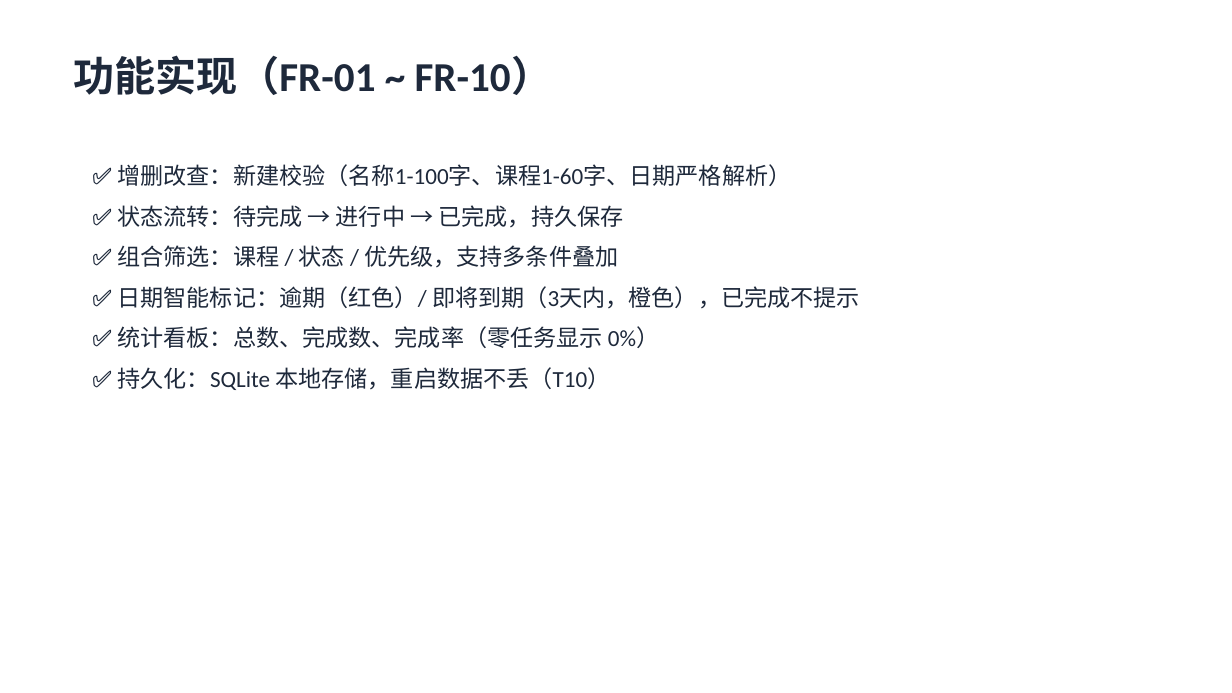
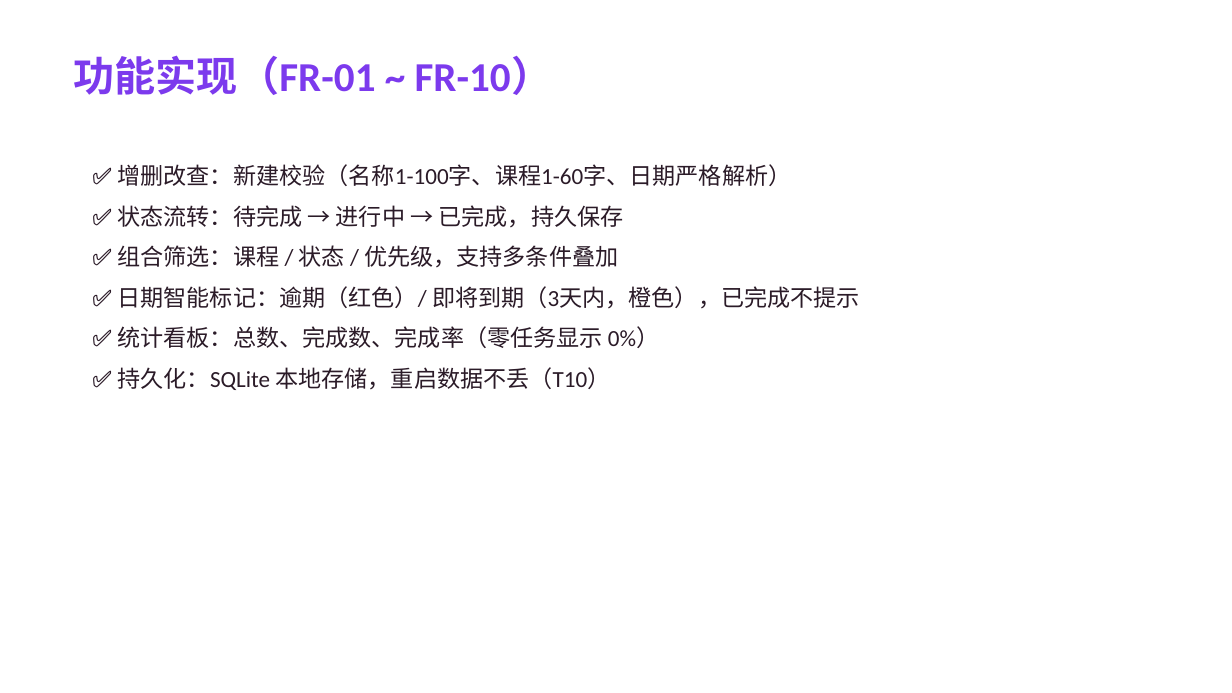
Before and after one commit to cql123-love/study-task, a slide deck: slide 3 of docs/实验一演示PPT.pptx. Drawn at 1232x693 pixels with LibreOffice and Linux fonts; fonts in the diff are those of the drawing. Boxes give left, top, right and bottom in pixels: in the first picture for what was removed or moved away, otherwise in the second. Text is boxed around its words. In the diff, an @@ line names an element or a change of style, - is before the commit and + after.

Commit message:
feat: 界面品牌化改版——CQL's World 粉色主题
- 品牌名改为 CQL's World（项目代号 StudyTask 保留），粉紫渐变视觉体系
- 首页新增渐变 Hero 欢迎横幅，统计卡片加顶部渐变描边与渐变数字
- 全局圆角体系 16px 卡片 + 999px 胶囊按钮，表单聚焦粉色光晕
- 空状态/详情/删除页文案品牌化（🌸 / ✦ / 💔）
- 同步更新 README、验收表、作业提交说明、实验报告、演示PPT
- AI_DEV_LOG 记录问题4（改版文案引发测试断言失败→同步断言后13条全过）

```diff
--- a/docs/实验一演示PPT.pptx
+++ b/docs/实验一演示PPT.pptx
@@ text "功能实现（FR-01 ~ FR-10）" at [74, 55, 553, 95]: text colour #1E293B to #7C3AED @@
@@ text "✅ 增删改查：新建校验（名称1-100字、课程1-60字、日期严格解析）" at [118, 164, 860, 390]: text colour #1E293B to #2B1B28 @@
```
Also in this commit, not shown: 6 other slides changed, 12 other files.
